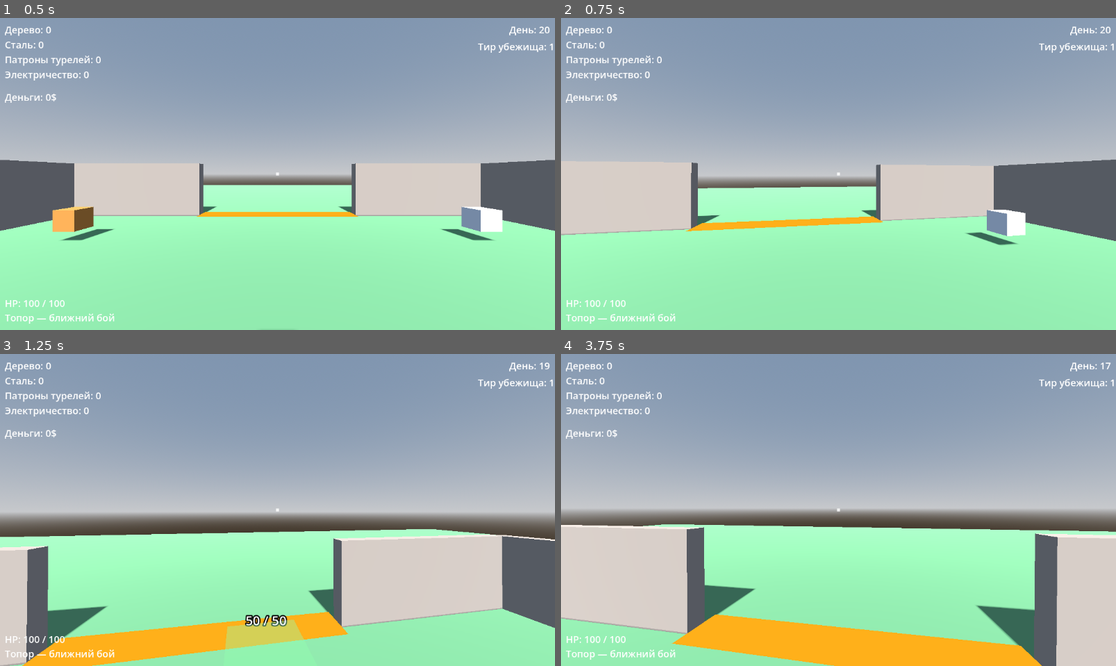
Above: before the commit, frames 1-4 (two rows, left to right).
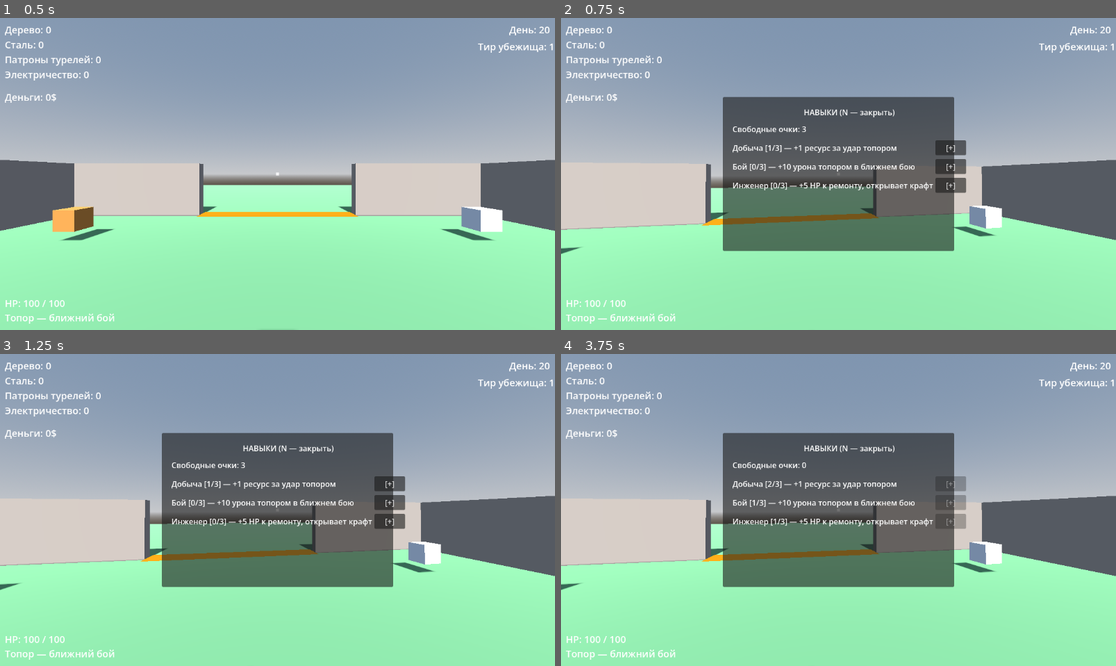
Above: after the commit, the same moments.

Repository: kem4ikkk/ubeziche
Game: Godot game, scene res://scenes/main.tscn
The game is run twice, just before and just after one commit, with the same random seed, the same clock (stepped at 60 frames per second) and the same inputs.
Inputs (mouse positions are in pixels of both pictures, inside the frame that each line leads up to):
- Up to frame 1 (0.5 s): no input
- Up to frame 2 (0.75 s): tap Enter at 0.5 s; move the mouse to (866, 174) at 0.52 s; hold W from 0.53 s (still down); tap N at 0.6 s; click (866, 174) at 0.67 s
- Up to frame 3 (1.25 s): keep holding W; tap Space at 0.77 s; tap B at 0.8 s
- Up to frame 4 (3.75 s): release W at 1.25 s; click (949, 485) at 1.25 s, where only the run after the commit has a clickable "[+]"; click (949, 503) at 2 s, where only the run after the commit has a clickable "[+]"; click (949, 522) at 2.75 s, where only the run after the commit has a clickable "[+]"; tap Space at 3.5 s; move the mouse to (810, 510) at 3.52 s; hold W from 3.53 s (still down); tap B at 3.6 s; click (810, 510) at 3.67 s

Frame 1 is identical in both runs. In frame 2, 23% of the frame differs, in the area x 0-100%, y 25-76%; in frame 3, 44%; in frame 4, 46%, in the area x 0-100%, y 2-100%.

Commit message:
Навыки: очки (3 на старте, +1 за пережитую ночь) + меню по N (4.23)
Перед началом сверено с оригиналом (New Zombie Shelter): меню навыков по N,
очки начисляются по дням/ночам, ветки повышают характеристики.

InventorySystem: skill_points (старт 3), ветки gather_level/combat_level/
engineer_level (макс 3, SKILL_MAX), upgrade_skill() (тратит 1 очко, без
превышения максимума и ухода в минус), add_skill_point(), сигнал skills_changed.

+1 очко ЗА ПЕРЕЖИТУЮ НОЧЬ (уточнение автора): day_night_cycle при переходе
ночь→день (не стартовая установка) шлёт новый EventBus.night_survived;
InventorySystem подписывается отложенно (грузится раньше EventBus) и даёт +1.

Эффекты веток: Добыча → +1 ресурс за удар (resource_pickup.hit, 4.22); Бой →
+10 урона топором (player.swing_axe); Инженер → +5 HP к ремонту
(player._repair_building) и открытие крафта инструментов (4.26).

Меню навыков по клавише N: новые scenes/skill_menu.tscn + scripts/skill_menu.gd
(CanvasLayer, process_mode=ALWAYS — работает на паузе): панель со свободными
очками и тремя ветками (уровень [n/max] + описание + кнопка [+]/MAX), кнопки
зовут upgrade_skill, панель обновляется по skills_changed; открытие ставит
игру на паузу и освобождает курсор.

Проверено через capture-режим и скриншот: старт 3 очка/Добыча 1; вложения дали
Добыча 2, Бой 1 (очки 3→1); 4-е вложение без очков отклонено (false);
night_survived дал +1; меню открывается/закрывается; на снимке панель «НАВЫКИ».

Co-Authored-By: Claude Opus 4.8 <noreply@anthropic.com>

Diff:
--- a/scenes/main.tscn
+++ b/scenes/main.tscn
@@ -12,6 +12,7 @@
 [ext_resource type="Script" path="res://scripts/game_state_manager.gd" id="7_gamestate"]
 [ext_resource type="PackedScene" path="res://scenes/workshop.tscn" id="8_workshop"]
 [ext_resource type="PackedScene" path="res://scenes/generator.tscn" id="10_generator"]
+[ext_resource type="PackedScene" path="res://scenes/skill_menu.tscn" id="11_skillmenu"]
 
 [sub_resource type="ProceduralSkyMaterial" id="ProceduralSkyMaterial_1"]
 
@@ -173,6 +174,8 @@
 transform = Transform3D(1, 0, 0, 0, 1, 0, 0, 0, 1, 0, 1, 0)
 
 [node name="HUD" parent="." instance=ExtResource("3_hud")]
+
+[node name="SkillMenu" parent="." instance=ExtResource("11_skillmenu")]
 
 [node name="WaveManager" type="Node3D" parent="."]
 script = ExtResource("4_wave")
--- /dev/null
+++ b/scenes/skill_menu.tscn
@@ -0,0 +1,36 @@
+[gd_scene load_steps=2 format=3 uid="uid://b8skillmenu0001"]
+
+[ext_resource type="Script" path="res://scripts/skill_menu.gd" id="1_skill"]
+
+[node name="SkillMenu" type="CanvasLayer"]
+process_mode = 3
+script = ExtResource("1_skill")
+
+[node name="Panel" type="Panel" parent="."]
+anchor_left = 0.5
+anchor_top = 0.5
+anchor_right = 0.5
+anchor_bottom = 0.5
+offset_left = -240.0
+offset_top = -160.0
+offset_right = 240.0
+offset_bottom = 160.0
+
+[node name="VBox" type="VBoxContainer" parent="Panel"]
+anchor_right = 1.0
+anchor_bottom = 1.0
+offset_left = 20.0
+offset_top = 20.0
+offset_right = -20.0
+offset_bottom = -20.0
+theme_override_constants/separation = 12
+
+[node name="TitleLabel" type="Label" parent="Panel/VBox"]
+text = "НАВЫКИ (N — закрыть)"
+horizontal_alignment = 1
+
+[node name="PointsLabel" type="Label" parent="Panel/VBox"]
+text = "Свободные очки: 3"
+
+[node name="Rows" type="VBoxContainer" parent="Panel/VBox"]
+theme_override_constants/separation = 8
--- a/scripts/day_night_cycle.gd
+++ b/scripts/day_night_cycle.gd
@@ -70,6 +70,10 @@
 			_wave_manager.start_wave()
 	else:
 		print("Наступил день")
+		# Переход ночь→день (не стартовая установка) = пережита ночь (Этап 4.23):
+		# начисляем очко навыка через шину событий.
+		if not instant:
+			EventBus.night_survived.emit()
 
 
 func _update_lighting() -> void:
--- a/scripts/debug_capture.gd
+++ b/scripts/debug_capture.gd
@@ -746,6 +746,40 @@
 			print("  swing_axe по узлу (навык 2): +", InventorySystem.get_resource(rnode.resource_type) - rb)
 		_dump_state("ПОСЛЕ добычи (4.22)")
 
+	# 6.992) Навыки (Этап 4.23): очки (3 на старте, +1 за пережитую ночь),
+	# ветки Добыча/Бой/Инженер; меню по клавише N.
+	if true:
+		print("CLAUDE: проверяю навыки (4.23)")
+		get_tree().paused = false
+		# Сброс к стартовому состоянию для чистоты замера.
+		InventorySystem.skill_points = 3
+		InventorySystem.gather_level = 1
+		InventorySystem.combat_level = 0
+		InventorySystem.engineer_level = 0
+		print("  старт: очки=", InventorySystem.skill_points, " Добыча=", InventorySystem.gather_level)
+		InventorySystem.upgrade_skill("gather")
+		InventorySystem.upgrade_skill("combat")
+		print("  после вложений: очки=", InventorySystem.skill_points,
+				" Добыча=", InventorySystem.gather_level, " Бой=", InventorySystem.combat_level)
+		# Третье вложение тратит последнее очко, четвёртое не должно пройти.
+		InventorySystem.upgrade_skill("engineer")
+		var up_fail: bool = InventorySystem.upgrade_skill("engineer")
+		print("  очки=", InventorySystem.skill_points, " Инженер=", InventorySystem.engineer_level,
+				" лишнее вложение прошло: ", up_fail)
+		# Очко за пережитую ночь.
+		EventBus.night_survived.emit()
+		print("  после пережитой ночи: очки=", InventorySystem.skill_points)
+		# Меню навыков (N) — переключение видимости.
+		var sm := get_tree().get_first_node_in_group("skill_menu")
+		if is_instance_valid(sm) and sm.has_method("toggle"):
+			sm.toggle()
+			print("  меню навыков открыто: ", sm.visible)
+			sm.toggle()
+			print("  меню навыков закрыто: ", sm.visible)
+			# Оставляем открытым для финального скриншота (визуальная проверка UI).
+			sm.toggle()
+		_dump_state("ПОСЛЕ навыков (4.23)")
+
 	# 6.10) Эвакуация как условие победы (Этап 4.11): после N волн вызывается
 	# транспорт — игрок должен добежать до зоны эвакуации, иначе поражение.
 	var game_state := get_tree().get_first_node_in_group("game_state_manager")
--- a/scripts/event_bus.gd
+++ b/scripts/event_bus.gd
@@ -20,3 +20,7 @@
 ## турели простаивают; восстановление питания — обратное оповещение.
 signal power_lost()
 signal power_restored()
+
+## Пережита ночь (Этап 4.23): цикл день/ночь шлёт это при переходе ночь→день.
+## InventorySystem ловит и начисляет очко навыка (3 на старте, +1 за ночь).
+signal night_survived()
--- a/scripts/inventory_system.gd
+++ b/scripts/inventory_system.gd
@@ -36,14 +36,40 @@
 # вдвое больше HP за один удар, как в оригинале ("чинит конструкции быстрее").
 var has_hammer: bool = false
 
-# Навык «Добыча» (Этап 4.22): сколько ресурса даёт один удар топором по узлу
-# (resource_pickup.gd: hit). База 1; прокачивается очками навыков 1→2→3 в
-# меню навыков (Этап 4.23). Как в оригинале — выше навык, больше за удар.
+# Навыки (Этап 4.23): очки и уровни веток. Как в оригинале (New Zombie Shelter,
+# меню по N): на старте 3 очка, +1 за каждую пережитую ночь. Очко тратится на
+# повышение уровня одной из веток в меню навыков (scenes/skill_menu.tscn).
+signal skills_changed()
+
+var skill_points: int = 3
+
+# Ветка «Добыча» (Этап 4.22): сколько ресурса даёт один удар топором по узлу
+# (resource_pickup.gd: hit). База 1, прокачка 1→2→3. Выше навык — больше за удар.
 var gather_level: int = 1
+# Ветка «Бой»: бонус к урону топором в ближнем бою (player.gd: swing_axe).
+var combat_level: int = 0
+# Ветка «Инженер»: бонус к ремонту построек топором; открывает крафт
+# инструментов в мастерской (Этап 4.26).
+var engineer_level: int = 0
+
+# Максимальные уровни веток (стоимость уровня — 1 очко).
+const SKILL_MAX := {"gather": 3, "combat": 3, "engineer": 3}
 
 
 func _ready() -> void:
-	pass
+	# EventBus загружается после InventorySystem — подписываемся отложенно,
+	# когда все автозагрузки уже готовы (Этап 4.23).
+	_connect_events.call_deferred()
+
+
+## Подписка на «ночь пережита» для начисления очка навыка (Этап 4.23).
+func _connect_events() -> void:
+	if EventBus.has_signal("night_survived"):
+		EventBus.night_survived.connect(_on_night_survived)
+
+
+func _on_night_survived() -> void:
+	add_skill_point(1)
 
 
 ## Добавить ресурс в инвентарь.
@@ -94,3 +120,40 @@
 func set_tier(new_tier: int) -> void:
 	shelter_tier = new_tier
 	tier_changed.emit(shelter_tier)
+
+
+## Текущий уровень ветки навыка (Этап 4.23).
+func get_skill_level(branch: String) -> int:
+	match branch:
+		"gather": return gather_level
+		"combat": return combat_level
+		"engineer": return engineer_level
+	return 0
+
+
+## Повысить ветку навыка за 1 очко (Этап 4.23). Возвращает true при успехе.
+func upgrade_skill(branch: String) -> bool:
+	if not SKILL_MAX.has(branch):
+		return false
+	if skill_points <= 0:
+		print("Навыки: нет свободных очков")
+		return false
+	if get_skill_level(branch) >= SKILL_MAX[branch]:
+		print("Навыки: ветка «", branch, "» уже максимального уровня")
+		return false
+	skill_points -= 1
+	match branch:
+		"gather": gather_level += 1
+		"combat": combat_level += 1
+		"engineer": engineer_level += 1
+	print("Навыки: ветка «", branch, "» повышена до ", get_skill_level(branch),
+			" (осталось очков: ", skill_points, ")")
+	skills_changed.emit()
+	return true
+
+
+## Начислить очко навыка за пережитую ночь (Этап 4.23).
+func add_skill_point(amount: int = 1) -> void:
+	skill_points += amount
+	print("Навыки: +", amount, " очко за пережитую ночь (всего ", skill_points, ")")
+	skills_changed.emit()
--- a/scripts/player.gd
+++ b/scripts/player.gd
@@ -132,6 +132,12 @@
 	# Q — взять топор (снимает ствол). Стволы берутся клавишами 1-5.
 	if event is InputEventKey and event.pressed and event.keycode == KEY_Q:
 		equip_axe()
+
+	# N — открыть/закрыть меню навыков (Этап 4.23).
+	if event is InputEventKey and event.pressed and event.keycode == KEY_N:
+		var menu := get_tree().get_first_node_in_group("skill_menu")
+		if is_instance_valid(menu) and menu.has_method("toggle"):
+			menu.toggle()
 
 	# Esc — отпустить курсор.
 	if event is InputEventKey and event.pressed and event.keycode == KEY_ESCAPE:
@@ -331,8 +337,10 @@
 				print("CLAUDE: узел истощён — реген на следующий день")
 			return
 		if target.is_in_group("enemy") and target.has_method("take_damage"):
-			target.take_damage(axe_damage)
-			print("Удар топором по зомби: -", axe_damage, " HP")
+			# Ветка «Бой» (Этап 4.23) добавляет урон топору в ближнем бою.
+			var dmg := axe_damage + InventorySystem.combat_level * 10.0
+			target.take_damage(dmg)
+			print("Удар топором по зомби: -", dmg, " HP")
 			return
 		if target.is_in_group("building") and target.has_method("repair"):
 			_repair_building(target)
@@ -380,7 +388,10 @@
 	if node.has_method("is_full_health") and node.is_full_health():
 		print("CLAUDE: постройка уже на максимум HP")
 		return
-	var amount := repair_amount * 2.0 if InventorySystem.has_hammer else repair_amount
+	# Ветка «Инженер» (Этап 4.23) добавляет HP к ремонту, молот удваивает итог.
+	var amount := repair_amount + InventorySystem.engineer_level * 5.0
+	if InventorySystem.has_hammer:
+		amount *= 2.0
 	node.repair(amount)
 	print("Постройка отремонтирована (+", amount, " HP)")
 
--- /dev/null
+++ b/scripts/skill_menu.gd
@@ -0,0 +1,68 @@
+extends CanvasLayer
+
+## Меню навыков (Этап 4.23): открывается клавишей N (см. player.gd).
+## Показывает свободные очки и три ветки; кнопка [+] тратит 1 очко на ветку.
+## Очки навыков: 3 на старте, +1 за каждую пережитую ночь (InventorySystem).
+
+const BRANCHES := [
+	{"key": "gather",   "name": "Добыча",  "desc": "+1 ресурс за удар топором"},
+	{"key": "combat",   "name": "Бой",     "desc": "+10 урона топором в ближнем бою"},
+	{"key": "engineer", "name": "Инженер", "desc": "+5 HP к ремонту, открывает крафт"},
+]
+
+@onready var _points_label: Label = $Panel/VBox/PointsLabel
+@onready var _rows_box: VBoxContainer = $Panel/VBox/Rows
+
+var _rows: Array = []
+var _capture_mode := false
+
+
+func _ready() -> void:
+	add_to_group("skill_menu")
+	_capture_mode = OS.get_cmdline_user_args().has("--capture")
+	# Меню должно работать на паузе (открыто = игра на паузе).
+	process_mode = Node.PROCESS_MODE_ALWAYS
+	_build_rows()
+	InventorySystem.skills_changed.connect(_refresh)
+	visible = false
+	_refresh()
+
+
+func _build_rows() -> void:
+	for branch in BRANCHES:
+		var row := HBoxContainer.new()
+		var label := Label.new()
+		label.size_flags_horizontal = Control.SIZE_EXPAND_FILL
+		var btn := Button.new()
+		btn.custom_minimum_size = Vector2(64, 0)
+		btn.pressed.connect(_on_upgrade.bind(branch.key))
+		row.add_child(label)
+		row.add_child(btn)
+		_rows_box.add_child(row)
+		_rows.append({"branch": branch, "label": label, "btn": btn})
+
+
+func _on_upgrade(branch_key: String) -> void:
+	InventorySystem.upgrade_skill(branch_key)
+
+
+func _refresh() -> void:
+	_points_label.text = "Свободные очки: %d" % InventorySystem.skill_points
+	for r in _rows:
+		var key: String = r.branch.key
+		var lvl: int = InventorySystem.get_skill_level(key)
+		var maxl: int = InventorySystem.SKILL_MAX[key]
+		r.label.text = "%s [%d/%d] — %s" % [r.branch.name, lvl, maxl, r.branch.desc]
+		var maxed: bool = lvl >= maxl
+		r.btn.disabled = maxed or InventorySystem.skill_points <= 0
+		r.btn.text = "MAX" if maxed else "[+]"
+
+
+## Открыть/закрыть меню (вызывается из player.gd по клавише N).
+func toggle() -> void:
+	visible = not visible
+	if not _capture_mode:
+		get_tree().paused = visible
+		Input.mouse_mode = Input.MOUSE_MODE_VISIBLE if visible else Input.MOUSE_MODE_CAPTURED
+	if visible:
+		_refresh()
Not shown: 1 places in scenes/main.tscn that only renumber resources
Not shown, changed: docs/CS_NZ_SHELTER_ANALYSIS.md
Not shown, changed: docs/PROGRESS.md
